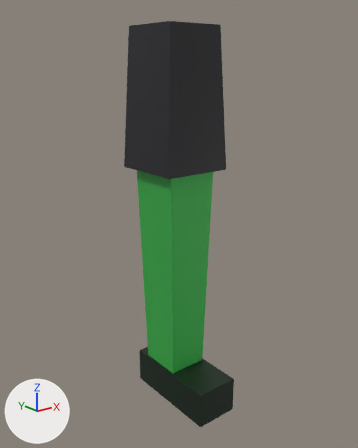
Renders of the glTF model examples/solid-eleven/assets/shared/models/leg_k02.glb from each side of a commit.
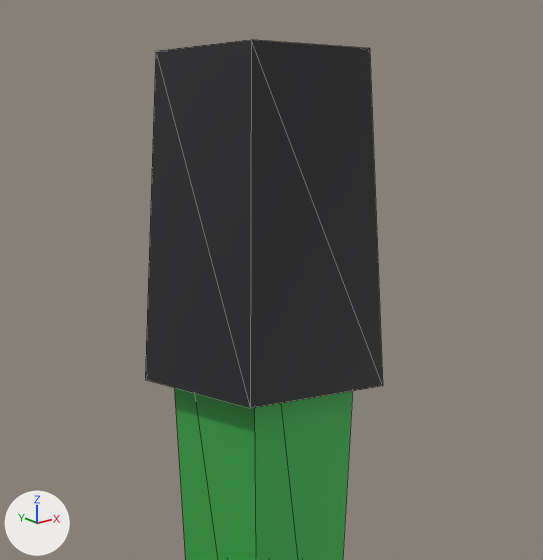
There are two pictures of each version: one whole from a 50 mm lens placed at (-0.729, -0.929, -0.072), pointed at (-0.009, -0.028, -0.432), one close up on the part from 17% to 82% of the width and 1% to 55% of the height. Arrows for +X, +Y and +Z are at lower left; the lights stay in place. The older version's two pictures come first. The close-ups show mesh edges as thin lines. Vertices at exactly the same position are counted once.

Script lines for the objects in view, before the commit:
```python
me_leg_kit_002 = bpy.data.meshes.new('leg_kit.002')
me_leg_kit_002.from_pydata(...)  # 24 vertices, 32 faces; spans x -0.085..0.085, y -0.17..0.09, z -0.91..0.02
me_leg_kit_002.materials.append(mat_defaultmaterial)
ob_leg_kit = bpy.data.objects.new('leg_kit', me_leg_kit_002)
ob_leg_kit.location = (0.0, 0.0, 0.0)
```
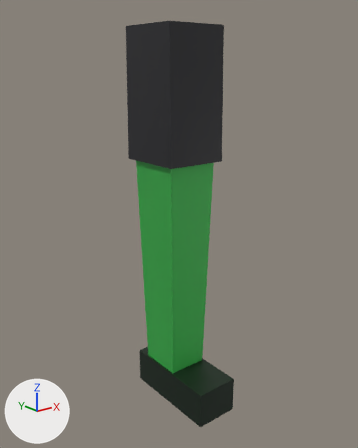
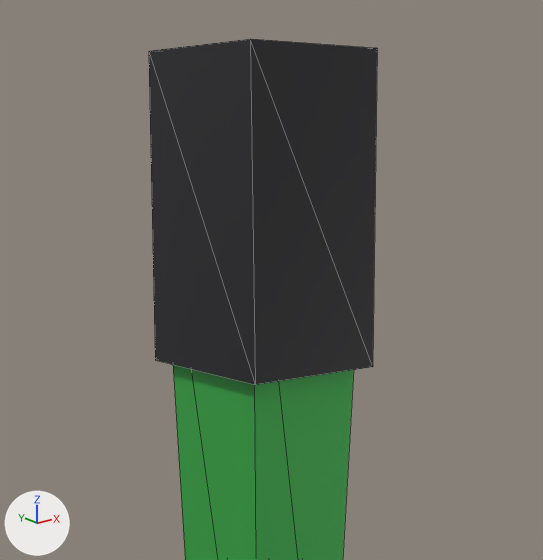
Changed parts and their boxes [x1, y1, x2, y2] in the close-ups (543 x 560 px; the box of a moved part takes in the faces that stretch with it):
'leg_kit', reshaped
    before: [145, 40, 383, 560]
    after: [149, 39, 377, 560]
part 1 of me_leg_kit_002, moved or reshaped
    before: [145, 40, 383, 408]
    after: [149, 39, 377, 385]

The change, as a diff of the scene's bpy script:
```diff
--- a/examples/solid-eleven/assets/shared/models/leg_k02.glb.py
+++ b/examples/solid-eleven/assets/shared/models/leg_k02.glb.py
@@ me_leg_kit_002 @@
 # used by ob_leg_kit; location = (0.0, 0.0, 0.0)
-me_leg_kit_002.from_pydata(...)  # 24 vertices, 32 faces; spans x -0.085..0.085, y -0.17..0.09, z -0.91..0.02
-me_leg_kit_002.vertices[0].co = (-0.07, 0.075, 0.02)  # pixel (155, 51)
-me_leg_kit_002.vertices[1].co = (0.07, 0.075, 0.02)
-me_leg_kit_002.vertices[2].co = (0.085, 0.09, -0.3)
-me_leg_kit_002.vertices[3].co = (-0.085, 0.09, -0.3)  # pixel (145, 379)
-me_leg_kit_002.vertices[4].co = (0.07, -0.075, 0.02)  # pixel (369, 48)
-me_leg_kit_002.vertices[5].co = (0.085, -0.09, -0.3)  # pixel (382, 385)
-me_leg_kit_002.vertices[6].co = (-0.07, -0.075, 0.02)  # pixel (251, 39)
-me_leg_kit_002.vertices[7].co = (-0.085, -0.09, -0.3)  # pixel (250, 408)
+me_leg_kit_002.from_pydata(...)  # 24 vertices, 32 faces; spans x -0.075..0.075, y -0.17..0.09, z -0.91..0.02
+# me_leg_kit_002 part 1
+me_leg_kit_002.vertices[0].co = (-0.075, 0.08, 0.02)  # pixel (148, 51)
+me_leg_kit_002.vertices[1].co = (0.075, 0.08, 0.02)
+me_leg_kit_002.vertices[2].co = (0.075, 0.085, -0.28)
+me_leg_kit_002.vertices[3].co = (-0.075, 0.085, -0.28)  # pixel (155, 360)
+me_leg_kit_002.vertices[4].co = (0.075, -0.08, 0.02)  # pixel (377, 48)
+me_leg_kit_002.vertices[5].co = (0.075, -0.085, -0.28)  # pixel (372, 366)
+me_leg_kit_002.vertices[6].co = (-0.075, -0.08, 0.02)  # pixel (250, 39)
+me_leg_kit_002.vertices[7].co = (-0.075, -0.085, -0.28)  # pixel (255, 384)
 me_leg_kit_002.materials.append(mat_defaultmaterial)
```
